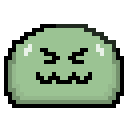
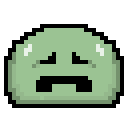
Layered file, before and after one edit (128 × 128). Changes by layer:
painted on "Slime 1" over [32, 24, 116, 100]
